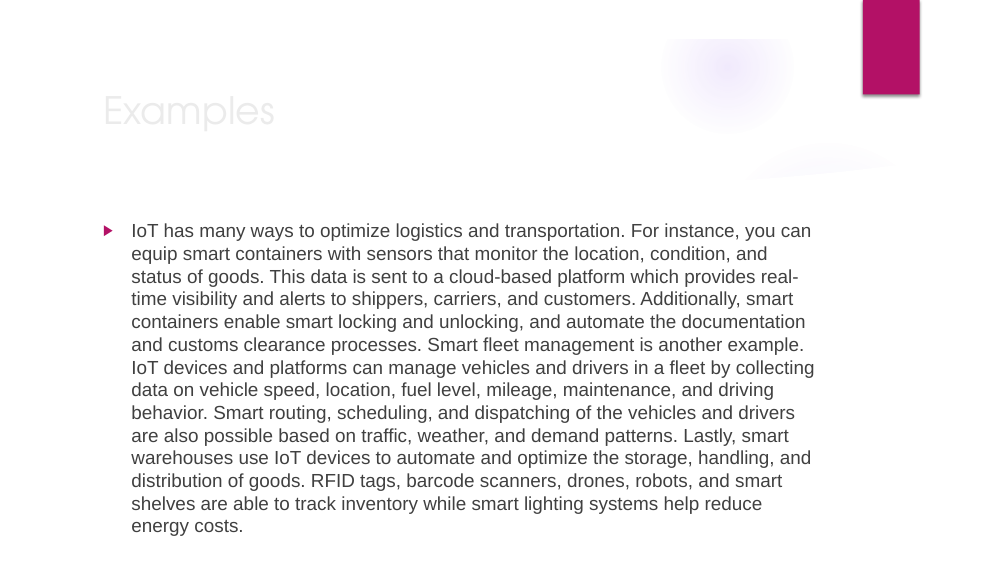
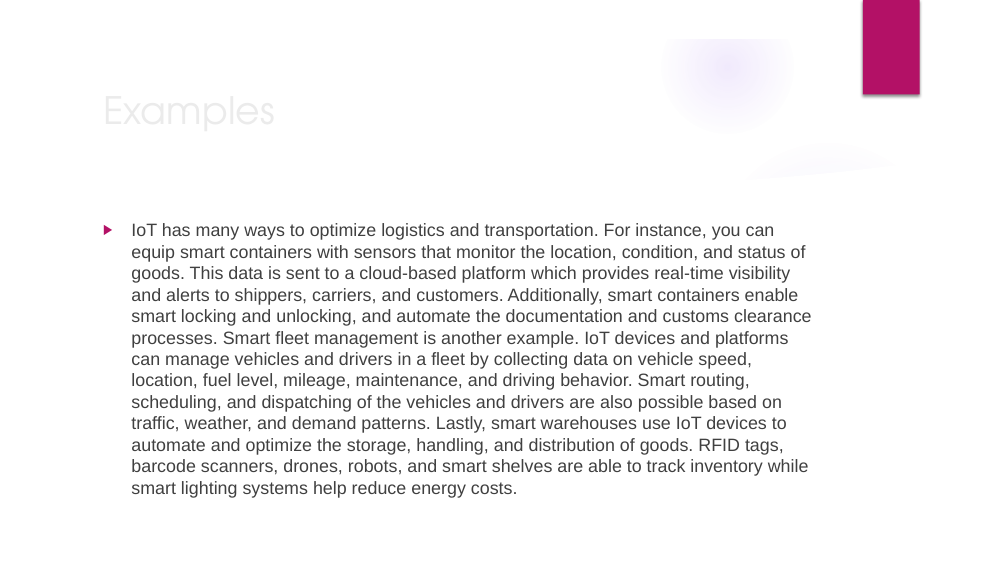
Before and after one commit to Kani-mozhi3/IOT-project, a slide deck: slide 11 of IOT project.pptx (slide 14 before the commit). Drawn at 1008x567 pixels with LibreOffice and Linux fonts; fonts in the diff are those of the drawing; background and template pictures are left out. Boxes give left, top, right and bottom in pixels: in the first picture for what was removed or moved away, otherwise in the second. Text is boxed around its words. In the diff, an @@ line names an element or a change of style, - is before the commit and + after.

```diff
--- a/IOT project.pptx
+++ b/IOT project.pptx
@@ text "IoT has many ways to ..." at bbox=[131, 223, 812, 498]: size 18 to 17 pt @@
```
Also in this commit, not shown: 5 other slides changed, 37 slides added, 3 slides removed.
